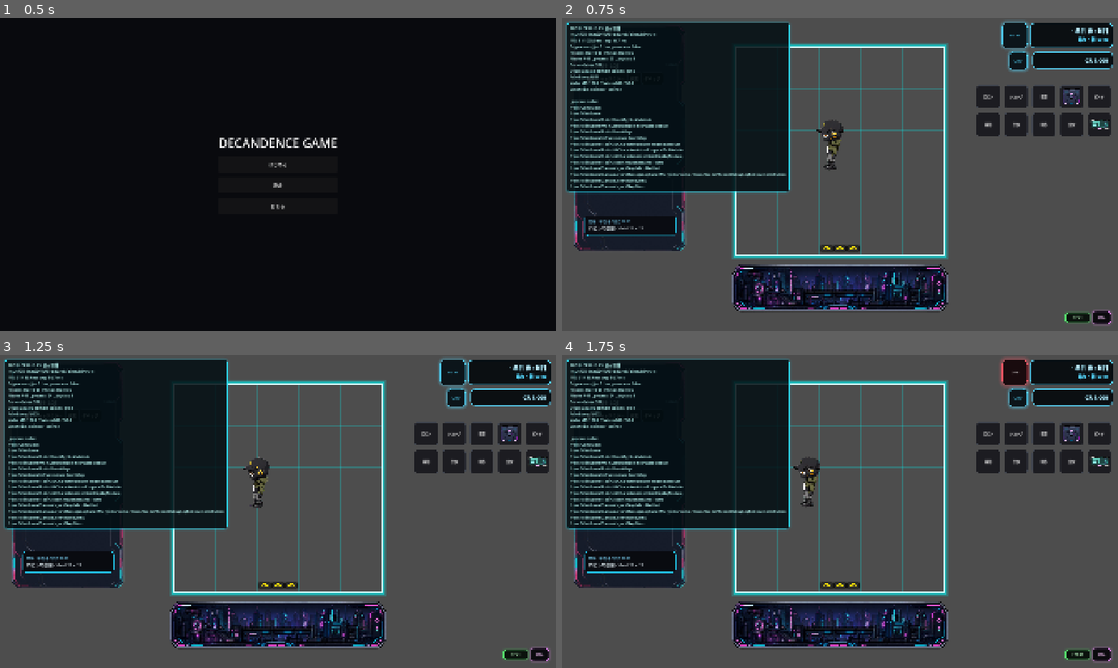
Above: before the commit, frames 1-4 (two rows, left to right).
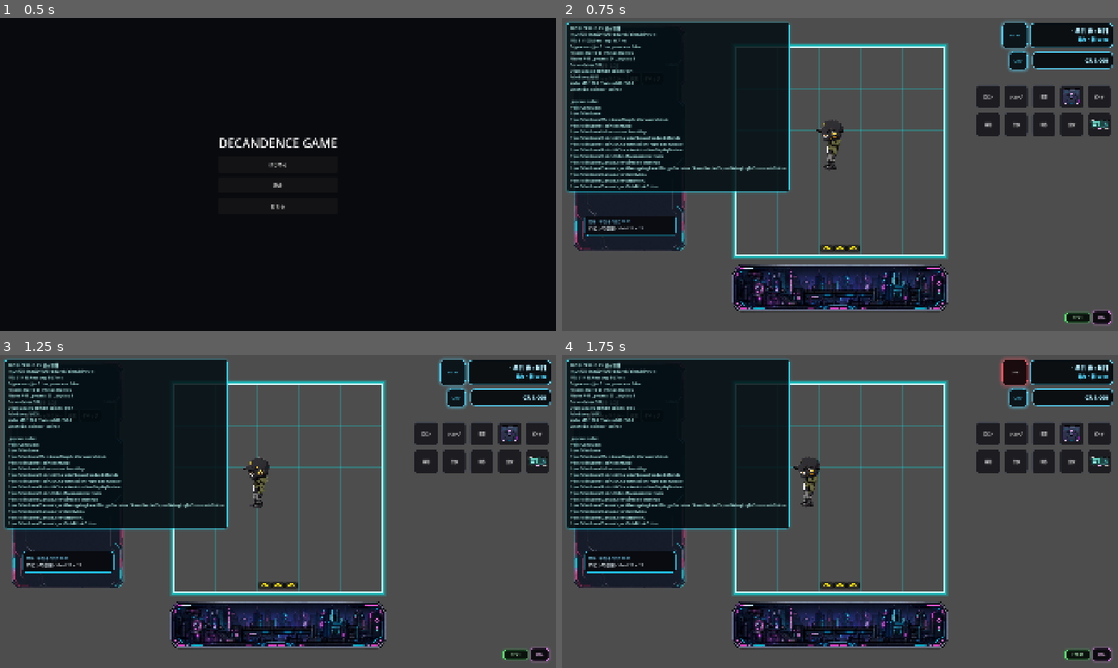
Above: after the commit, the same moments.

Repository: grimoire1089-coder/optimistic
Game: Godot game, scene res://Scenes/Boot/TitleScene.tscn
Two runs of this game, one before a commit and one after it. Both use one fixed random seed, a clock stepped at 60 frames per second and the inputs below. Sound files missing from this copy of the repository are replaced by a short silence.
Inputs:
- Up to frame 1 (0.5 s): no input
- Up to frame 2 (0.75 s): click "はじめる" at 0.5 s
- Up to frame 3 (1.25 s): no input
- Up to frame 4 (1.75 s): click "BGM" at 1.25 s

Frame 1 is identical in both runs. In frame 2, 1.1% of the frame differs, in the area x 7-41%, y 12-55%; in frame 3, 1.1%; in frame 4, 1.1%.

Commit message:
Advance room BGM from AudioPlayer finished signal

Diff:
--- a/Scripts/Scenes/Main/Modules/RobinRoomBgmListModule.gd
+++ b/Scripts/Scenes/Main/Modules/RobinRoomBgmListModule.gd
@@ -8,25 +8,25 @@
 @export_range(0, 999, 1) var start_index: int = 0
 @export var restart_if_same: bool = true
 @export var stop_bgm_on_exit: bool = true
-@export var finish_check_interval_seconds: float = 1.0
 
 var _current_index: int = -1
 var _started: bool = false
 var _rng := RandomNumberGenerator.new()
 var _track_cache: Dictionary = {}
 var _valid_track_count := -1
-var _finish_check_timer := 0.0
 
 
 func _ready() -> void:
 	_rng.randomize()
-	set_process(advance_when_finished)
+	set_process(false)
+	_connect_audio_player_finished()
 
 	if autoplay:
 		play_start_track()
 
 
 func _exit_tree() -> void:
+	_disconnect_audio_player_finished()
 	if not stop_bgm_on_exit:
 		return
 	if not _started:
@@ -35,25 +35,6 @@
 		return
 
 	AudioPlayer.stop_bgm()
-
-
-func _process(delta: float) -> void:
-	if not _started:
-		return
-	if not advance_when_finished:
-		return
-	_finish_check_timer -= maxf(delta, 0.0)
-	if _finish_check_timer > 0.0:
-		return
-	_finish_check_timer = maxf(finish_check_interval_seconds, 0.1)
-	if _get_valid_track_count() <= 0:
-		return
-	if AudioPlayer.get_current_bgm() != _get_current_stream():
-		return
-	if AudioPlayer.is_bgm_playing():
-		return
-
-	play_next_track()
 
 
 func play_start_track() -> void:
@@ -105,6 +86,30 @@
 func clear_track_cache() -> void:
 	_track_cache.clear()
 	_valid_track_count = -1
+
+
+func _connect_audio_player_finished() -> void:
+	var finished_callable := Callable(self, "_on_audio_player_bgm_finished")
+	if not AudioPlayer.bgm_finished.is_connected(finished_callable):
+		AudioPlayer.bgm_finished.connect(finished_callable)
+
+
+func _disconnect_audio_player_finished() -> void:
+	var finished_callable := Callable(self, "_on_audio_player_bgm_finished")
+	if AudioPlayer.bgm_finished.is_connected(finished_callable):
+		AudioPlayer.bgm_finished.disconnect(finished_callable)
+
+
+func _on_audio_player_bgm_finished(finished_stream: AudioStream) -> void:
+	if not _started:
+		return
+	if not advance_when_finished:
+		return
+	if finished_stream == null:
+		return
+	if finished_stream != _get_current_stream():
+		return
+	play_next_track()
 
 
 func _play_first_valid_from(index: int, step: int) -> bool:
@@ -150,7 +155,6 @@
 
 	_current_index = _normalize_index(index)
 	_started = true
-	_finish_check_timer = maxf(finish_check_interval_seconds, 0.1)
 	AudioPlayer.play_bgm(stream, 0.0, restart_if_same)
 	return true
 
